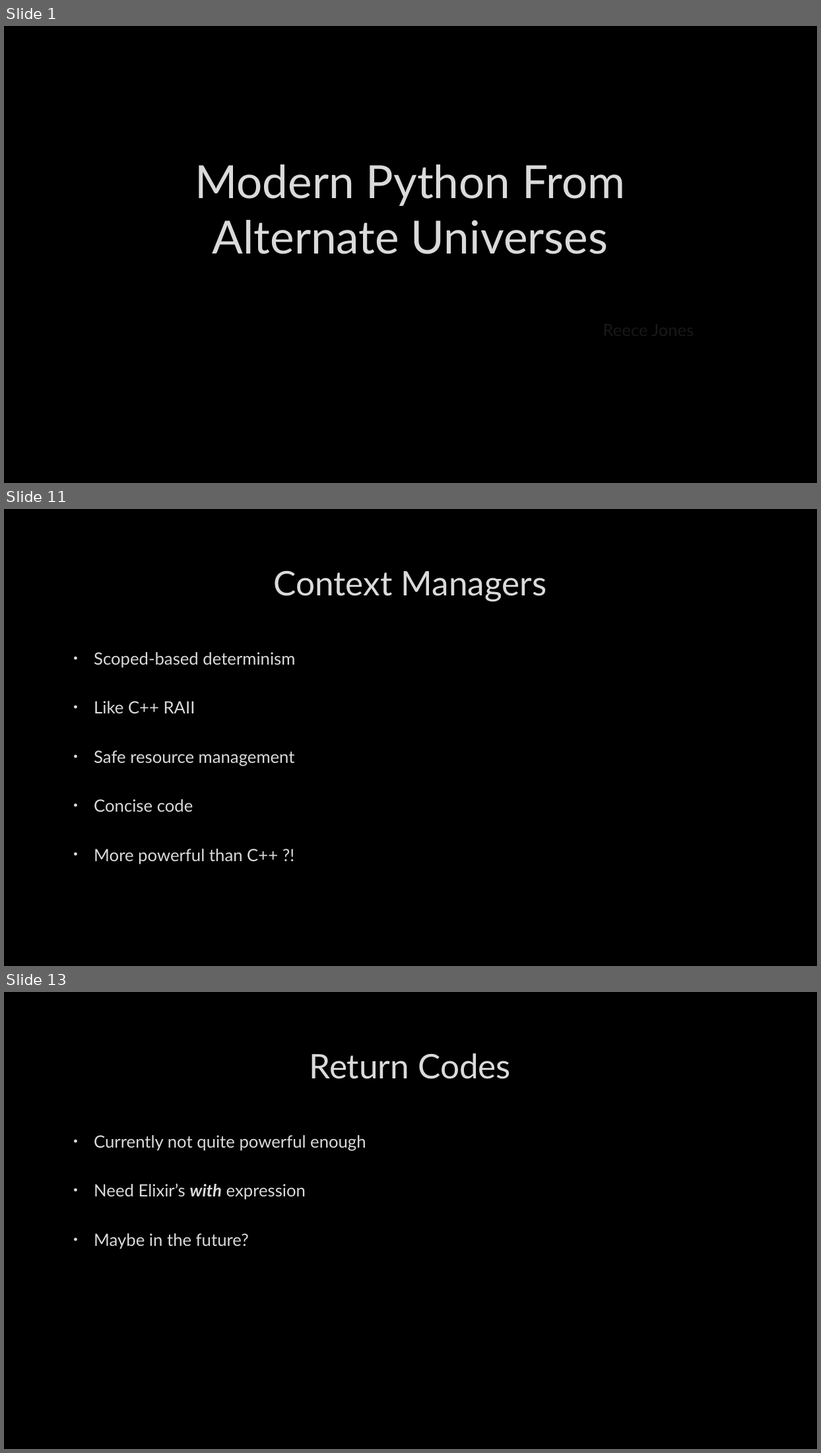
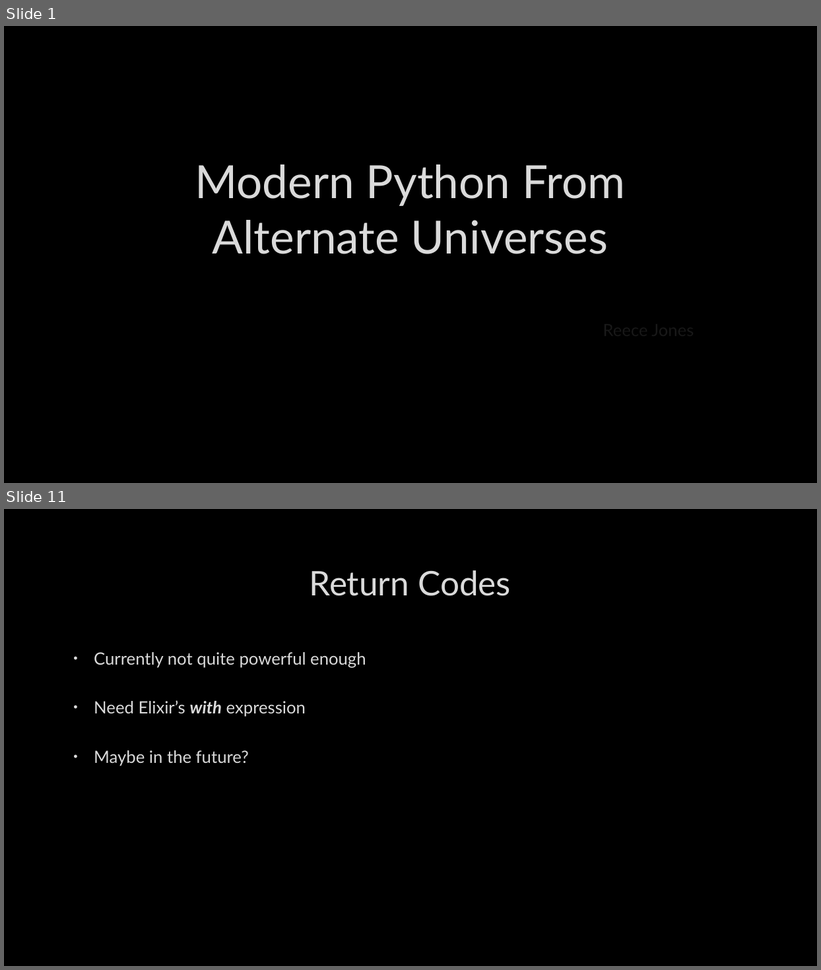
Before and after one commit to MC-DeltaT/PythonFromAltUniverses, a slide deck: Slides.pptx. Shown one above the other, each under a label of ours: slides 1, 11 and 13 before the commit, slides 1 and 11 after it; the slides between them are not shown. The pictures are 821x1453 and 821x970 pixels, drawn with LibreOffice and Linux fonts; fonts in the diff are those of the drawing; background and template pictures are left out. Boxes give left, top, right and bottom in pixels: in the first picture for what was removed or moved away, otherwise in the second. Text is boxed around its words. In the diff, an @@ line names an element or a change of style, - is before the commit and + after.

```diff
--- a/Slides.pptx
+++ b/Slides.pptx
@@ slide 11 removed at (4,509,817,966), background picture (left out) @@
@@ title removed at (274,571,547,601) @@
-Context Managers
@@ text removed at (94,652,295,865) @@
-• Scoped-based determinism
-• Like C++ RAII
-• Safe resource management
-• Concise code
-• More powerful than C++ ?!
@@ what was slide 13 is now slide 11 @@
```
Also in this commit, not shown: 9 slides changed, 1 other slide removed, 5 other files.
